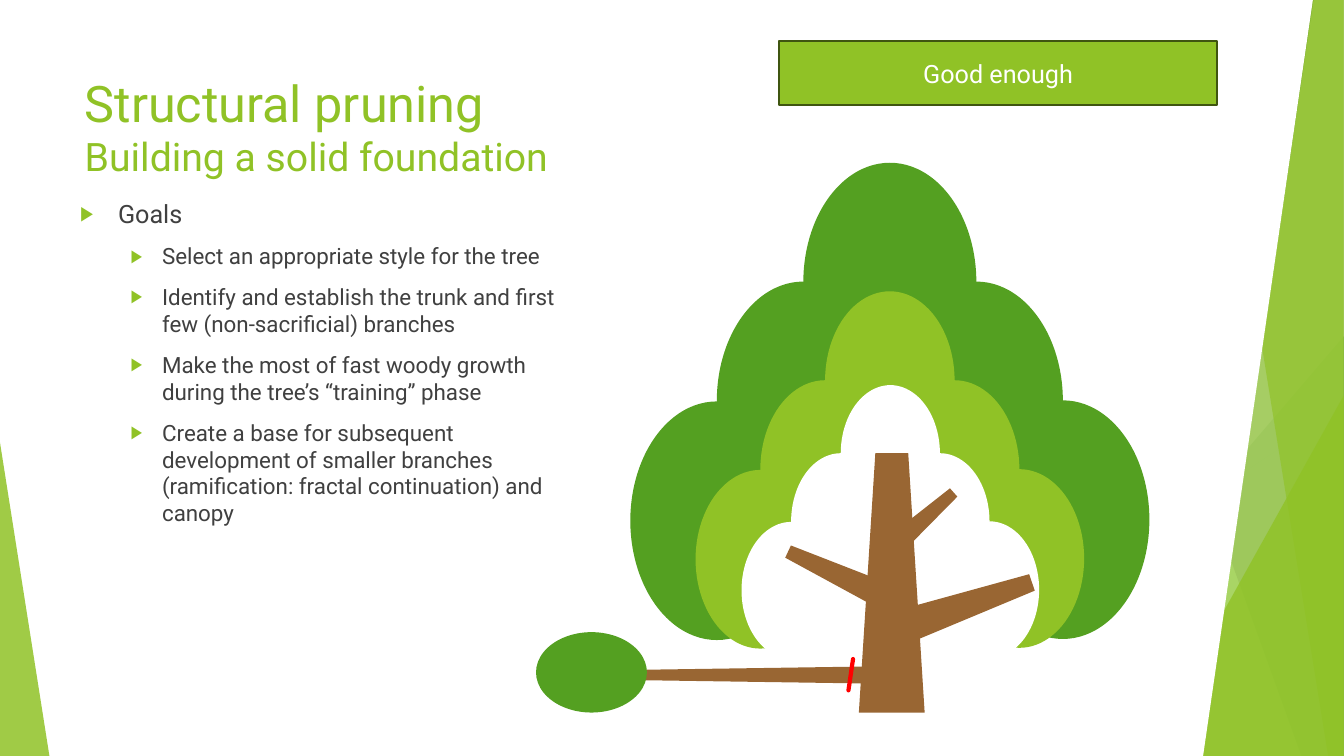
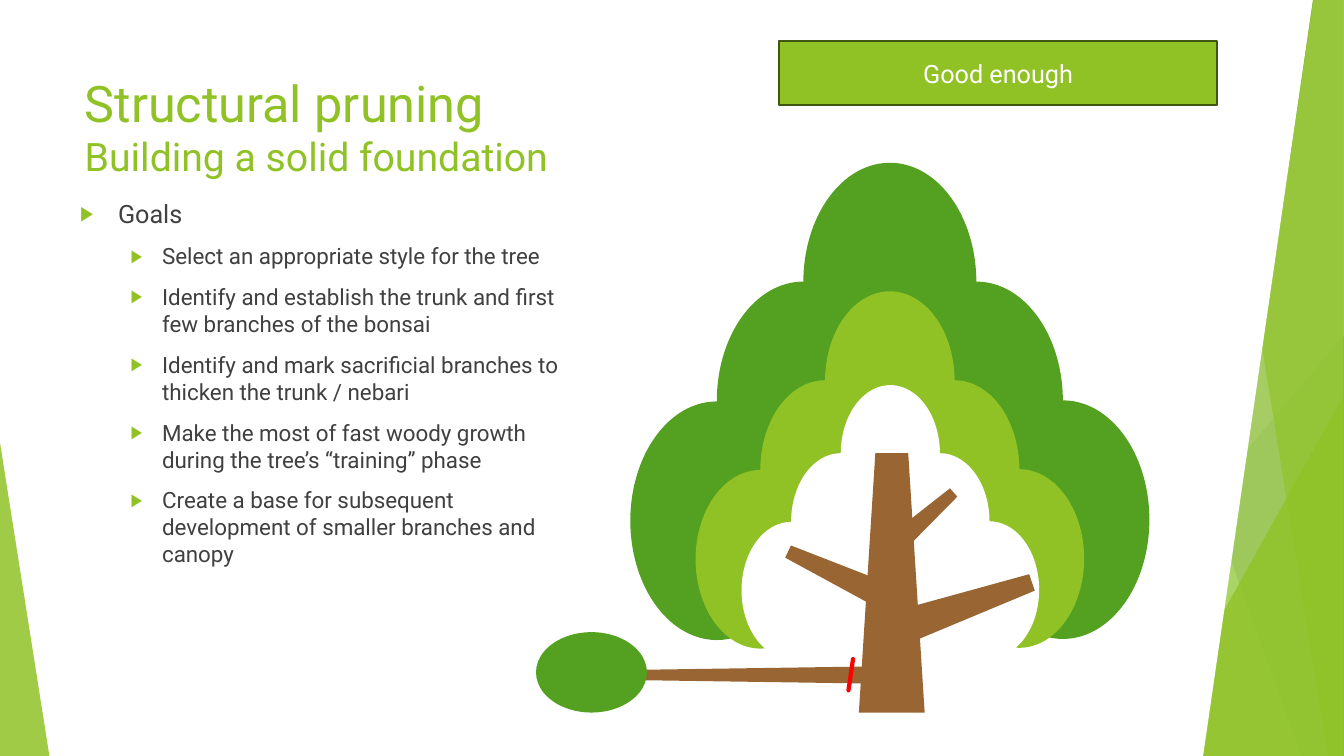
Before and after one commit to AlexLabram/Bonsai, a slide deck: slide 22 of Courseware/Bonsai On A Budget (running).pptx. Drawn at 1344x756 pixels with LibreOffice and Linux fonts; fonts in the diff are those of the drawing. Boxes give left, top, right and bottom in pixels: in the first picture for what was removed or moved away, otherwise in the second. Text is boxed around its words. In the diff, an @@ line names an element or a change of style, - is before the commit and + after.

```diff
--- a/Courseware/Bonsai On A Budget (running).pptx
+++ b/Courseware/Bonsai On A Budget (running).pptx
@@ text at [162,288,558,400]: text changed @@
-  ▶ Identify and establish the trunk and first few (non-sacrificial) branches
+  ▶ Identify and establish the trunk and first few branches of the bonsai
+  ▶ Identify and mark sacrificial branches to thicken the trunk / nebari
@@ text at [162,491,535,567]: text changed @@
-  ▶ Create a base for subsequent development of smaller branches (ramification: fractal continuation) and canopy
+  ▶ Create a base for subsequent development of smaller branches and canopy
```
Also in this commit, not shown: 1 other slide changed.
